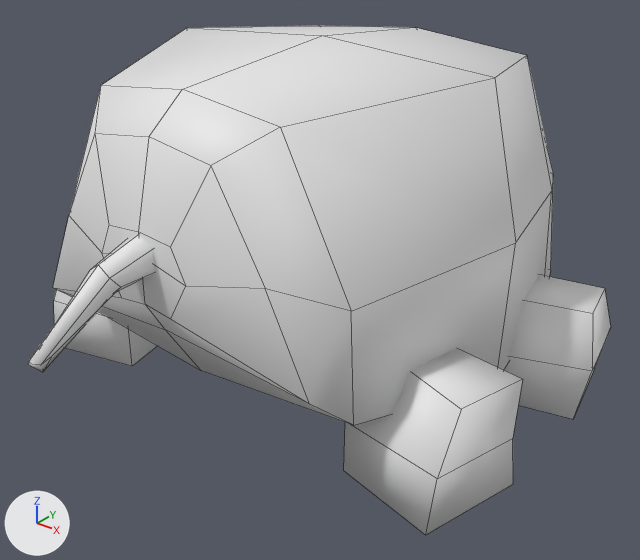
Two versions of the FBX model Proyecto_Unity/Assets/Models/Animales/Tortuga 01.fbx, one commit apart.
Camera for both pictures: a 50 mm lens placed at (0.0321, -0.0397, 0.027), pointed at (0.0016, -0.0014, 0.0033). Arrows for +X, +Y and +Z are at lower left; the lights stay in place. Mesh edges are drawn as thin lines. Where no turn or scale is listed for an object, it has been applied to the vertices.

Objects in the first picture: 'Tortuga01'.
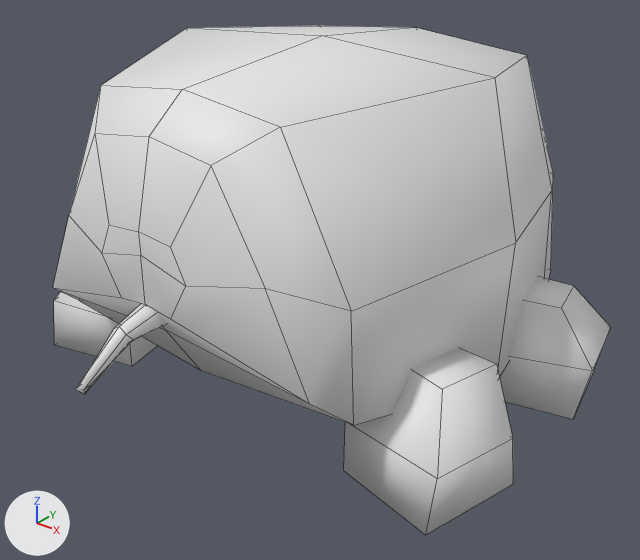
What changed in the scene script:
```text
Change me_tortuga01:
    where me_tortuga01.from_pydata(...)  # 142 vertices, 124 faces; spans x -0.0164..0.017, y -0.021..0.0209, z -0.0032..0.0176
    used by ob_tortuga01; location = (0.0, 0.0, 0.0)
    me_tortuga01 part 1: the loose piece of 18 vertices spanning x -0.0008..0.0015, y -0.021..-0.0113, z 0.0054..0.0107 is scaled about its middle by 0.665, then moved by (0.0, 0.0007, -0.0032)
    me_tortuga01 part 2
    me_tortuga01.vertices[18].co: (-0.0158, -0.0038, 0.0032) -> (-0.0141, -0.0033, 0.0032)
    me_tortuga01.vertices[21].co: (-0.0147, -0.008, 0.0032) -> (-0.0131, -0.0071, 0.0032)
    me_tortuga01 part 3
    me_tortuga01.vertices[67].co: (0.0155, 0.0086, 0.0032) -> (0.0139, 0.0078, 0.0032)  # pixel (604, 288) -> pixel (573, 285)
    me_tortuga01.vertices[70].co: (0.0163, 0.0051, 0.0032) -> (0.0146, 0.0046, 0.0032)  # pixel (592, 313) -> pixel (561, 307)
    me_tortuga01 part 4
    me_tortuga01.vertices[75].co: (0.0164, -0.0038, 0.0032) -> (0.0147, -0.0033, 0.0032)  # pixel (522, 379) -> pixel (496, 364)
    me_tortuga01.vertices[78].co: (0.0154, -0.008, 0.0032) -> (0.0138, -0.0071, 0.0032)  # pixel (461, 409) -> pixel (442, 389)
```

Pixel boxes (x1, y1, x2, y2) of what changed, in the pictures (640 x 560 px; the box of a moved part takes in the faces that stretch with it):
'Tortuga01', reshaped: before (27, 26, 611, 535); after (53, 26, 611, 535)
part 1 of me_tortuga01, moved or reshaped: before (27, 235, 154, 372); after (76, 305, 166, 394)
part 2 of me_tortuga01, moved or reshaped: before (54, 290, 105, 316); after (54, 292, 105, 316)
part 3 of me_tortuga01, moved or reshaped: before (510, 275, 611, 371); after (510, 277, 611, 371)
part 4 of me_tortuga01, moved or reshaped: before (350, 349, 522, 479); after (350, 348, 513, 479)
